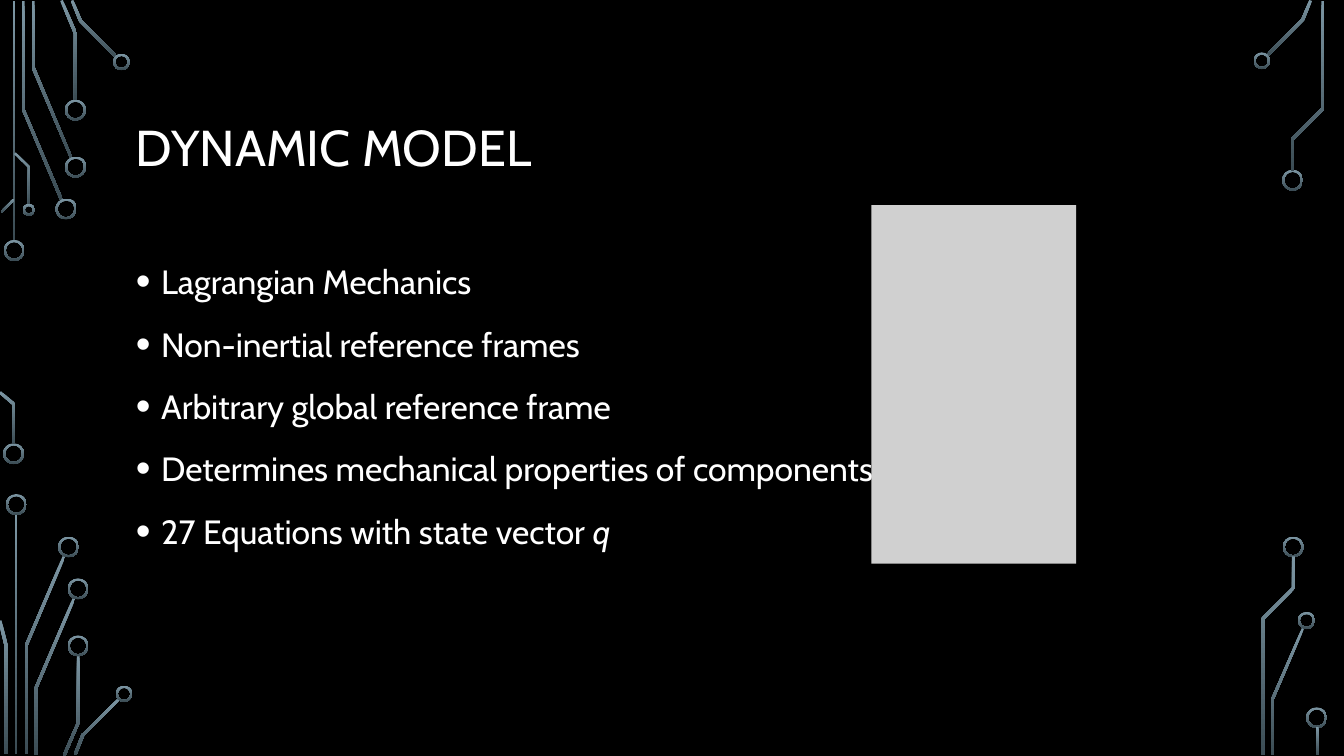
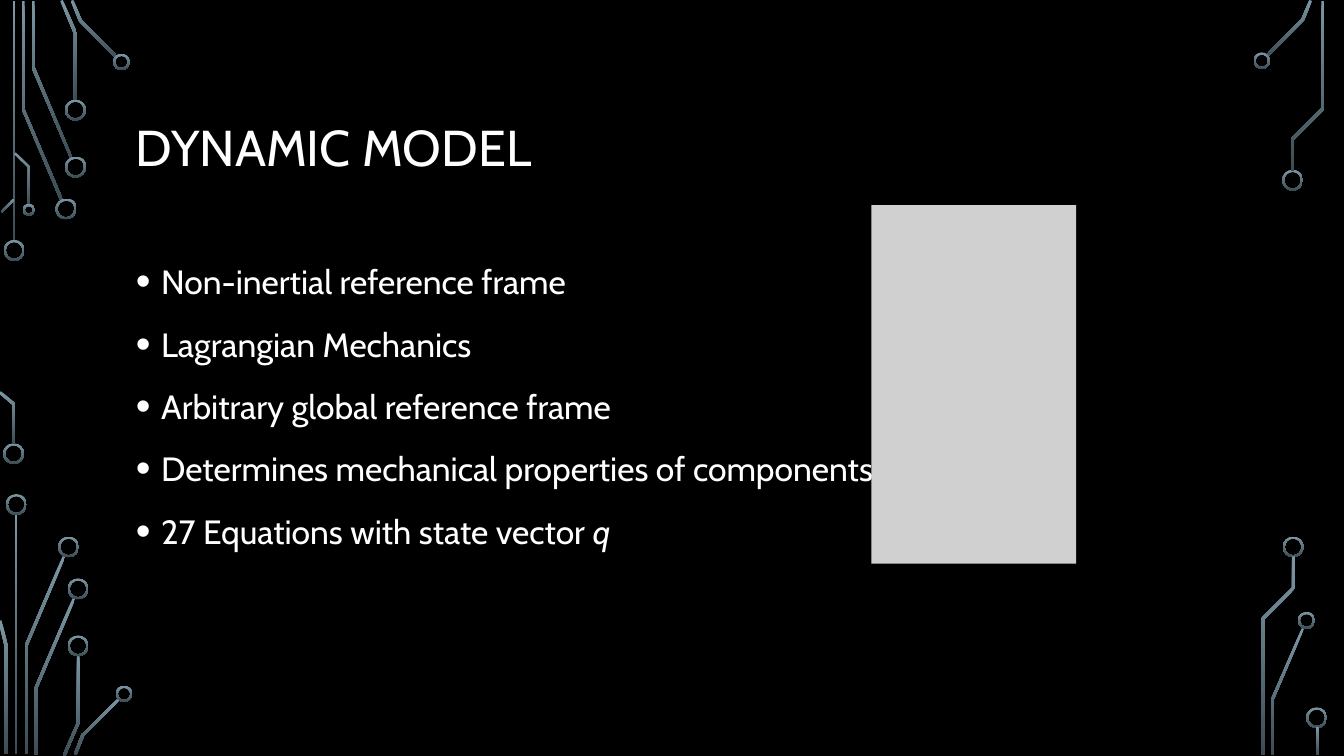
Before and after one commit to Logiant/AgileRoboticControls, a slide deck: slide 14 of Documentation/Presentation/Design Powerpoint.pptx (slide 13 before the commit). Drawn at 1344x756 pixels with LibreOffice and Linux fonts; fonts in the diff are those of the drawing; grey boxes stand for pictures; background and template pictures are left out. Boxes give left, top, right and bottom in pixels: in the first picture for what was removed or moved away, otherwise in the second. Text is boxed around its words. In the diff, an @@ line names an element or a change of style, - is before the commit and + after.

```diff
--- a/Documentation/Presentation/Design Powerpoint.pptx
+++ b/Documentation/Presentation/Design Powerpoint.pptx
@@ text at (161,268,566,295): paragraph added @@
+• Non-inertial reference frame
@@ text at (161,331,579,358): paragraph removed @@
-• Non-inertial reference frames
```
Also in this commit, not shown: 4 other slides changed, 1 slide added.
